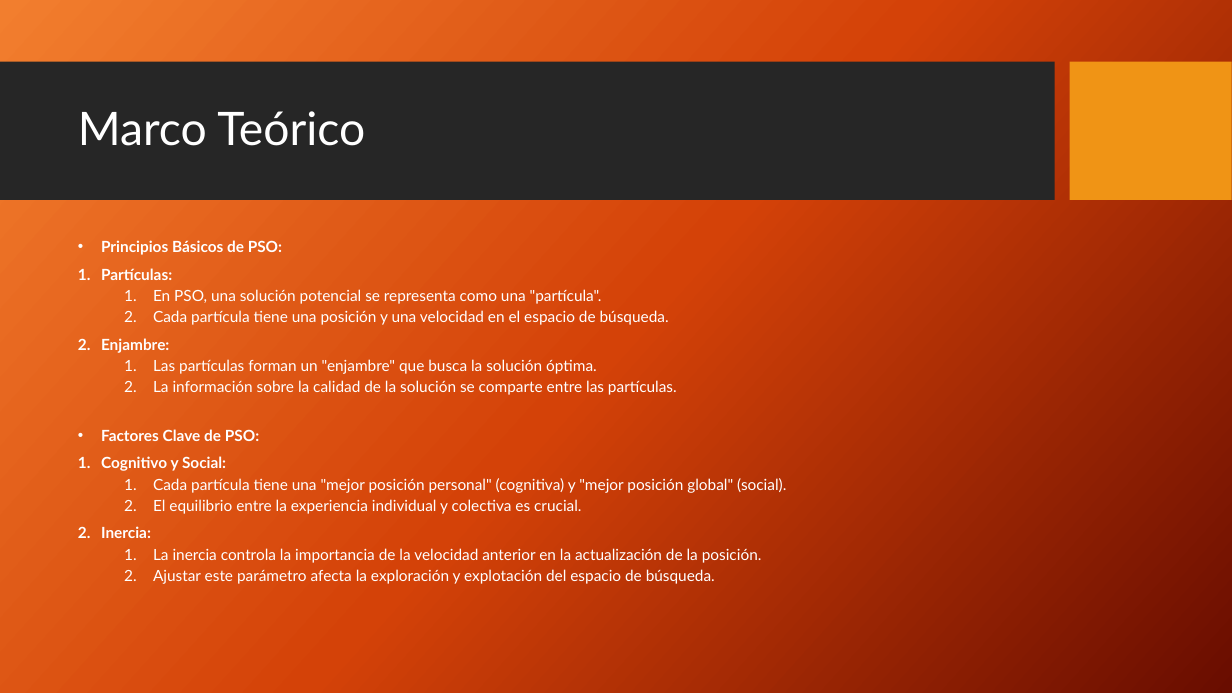
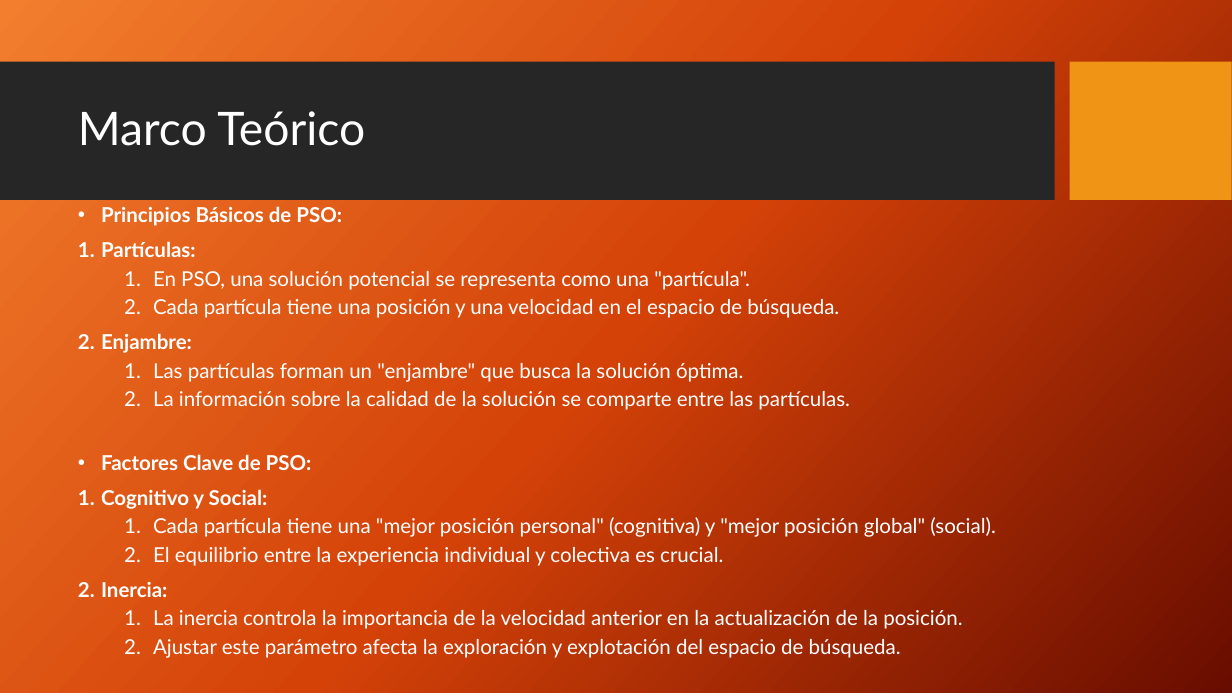
Before and after one commit to fermontenegro/PSO, a slide deck: slide 5 of Presentacion final.pptx (slide 6 before the commit). Drawn at 1232x693 pixels with LibreOffice and Linux fonts; fonts in the diff are those of the drawing; background and template pictures are left out. Boxes give left, top, right and bottom in pixels: in the first picture for what was removed or moved away, otherwise in the second. Text is boxed around its words. In the diff, an @@ line names an element or a change of style, - is before the commit and + after.

```diff
--- a/Presentacion final.pptx
+++ b/Presentacion final.pptx
@@ text "Principios Básicos de PSO:" moved from (x1=101, y1=240, x2=786, y2=584) to (x1=101, y1=206, x2=996, y2=658) @@
@@ text "Principios Básicos de PSO:" at (x1=101, y1=206, x2=996, y2=658): size 12 to 16 pt; line spacing 0.8 to 0.9 @@
```
Also in this commit, not shown: 5 other slides changed, 6 slides added, 2 slides removed, 6 other files.
